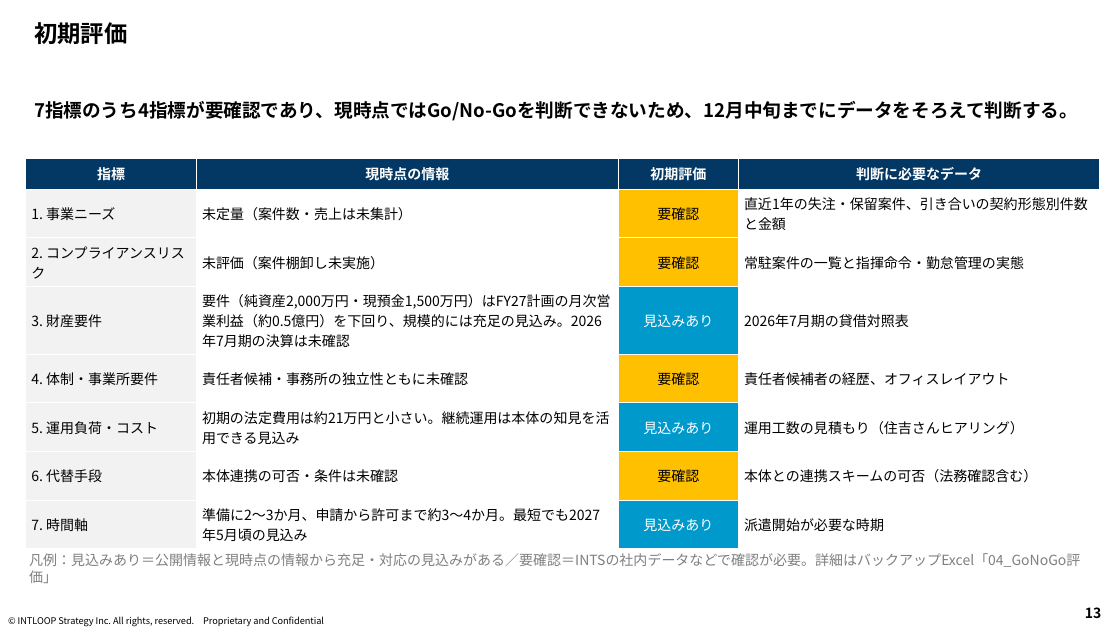
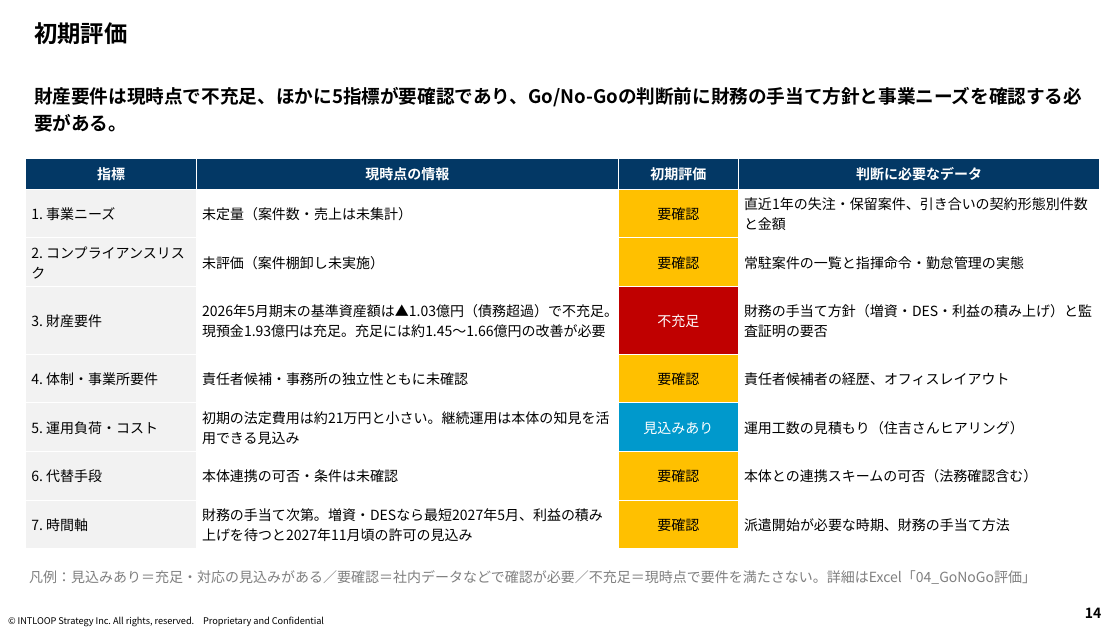
Before and after one commit to mkomko2011/For-AI, a slide deck: slide 14 of INTS_派遣業許可検討/INTS_派遣業許可検討_報告資料.pptx (slide 13 before the commit). Drawn at 1120x630 pixels with LibreOffice and Linux fonts; fonts in the diff are those of the drawing; background and template pictures are left out. Boxes give left, top, right and bottom in pixels: in the first picture for what was removed or moved away, otherwise in the second. Text is boxed around its words. In the diff, an @@ line names an element or a change of style, - is before the commit and + after.

```diff
--- a/INTS_派遣業許可検討/INTS_派遣業許可検討_報告資料.pptx
+++ b/INTS_派遣業許可検討/INTS_派遣業許可検討_報告資料.pptx
@@ text at [34,87,1082,132]: text changed @@
-7指標のうち4指標が要確認であり、現時点ではGo/No-Goを判断できないため、12月中旬までにデータをそろえて判断する。
+財産要件は現時点で不充足、ほかに5指標が要確認であり、Go/No-Goの判断前に財務の手当て方針と事業ニーズを確認する必要がある。
@@ table at [26,158,1100,545] @@
-row 4: 3. 財産要件 | 要件（純資産2,000万円・現預金1,500万円）はFY27計画の月次営業利益（約0.5億円）を下回り、規模的には充足の見込み。2026年7月期の決算は未確認 | 見込みあり | 2026年7月期の貸借対照表
+row 4: 3. 財産要件 | 2026年5月期末の基準資産額は▲1.03億円（債務超過）で不充足。現預金1.93億円は充足。充足には約1.45～1.66億円の改善が必要 | 不充足 | 財務の手当て方針（増資・DES・利益の積み上げ）と監査証明の要否
-row 8: 7. 時間軸 | 準備に2～3か月、申請から許可まで約3～4か月。最短でも2027年5月頃の見込み | 見込みあり | 派遣開始が必要な時期
+row 8: 7. 時間軸 | 財務の手当て次第。増資・DESなら最短2027年5月、利益の積み上げを待つと2027年11月頃の許可の見込み | 要確認 | 派遣開始が必要な時期、財務の手当て方法
@@ fill #0099CC to #C00000 in row 4, column 3 @@
@@ fill #0099CC to #FFC000 in row 8, column 3 @@
@@ text at [29,570,1036,584]: text changed @@
-凡例：見込みあり＝公開情報と現時点の情報から充足・対応の見込みがある／要確認＝INTSの社内データなどで確認が必要。詳細はバックアップExcel「04_GoNoGo評価」
+凡例：見込みあり＝充足・対応の見込みがある／要確認＝社内データなどで確認が必要／不充足＝現時点で要件を満たさない。詳細はExcel「04_GoNoGo評価」
@@ page number at [1085,607,1101,618]: text changed @@
-13
+14
```
Also in this commit, not shown: 13 other slides changed, 1 slide added, 1 other file.
